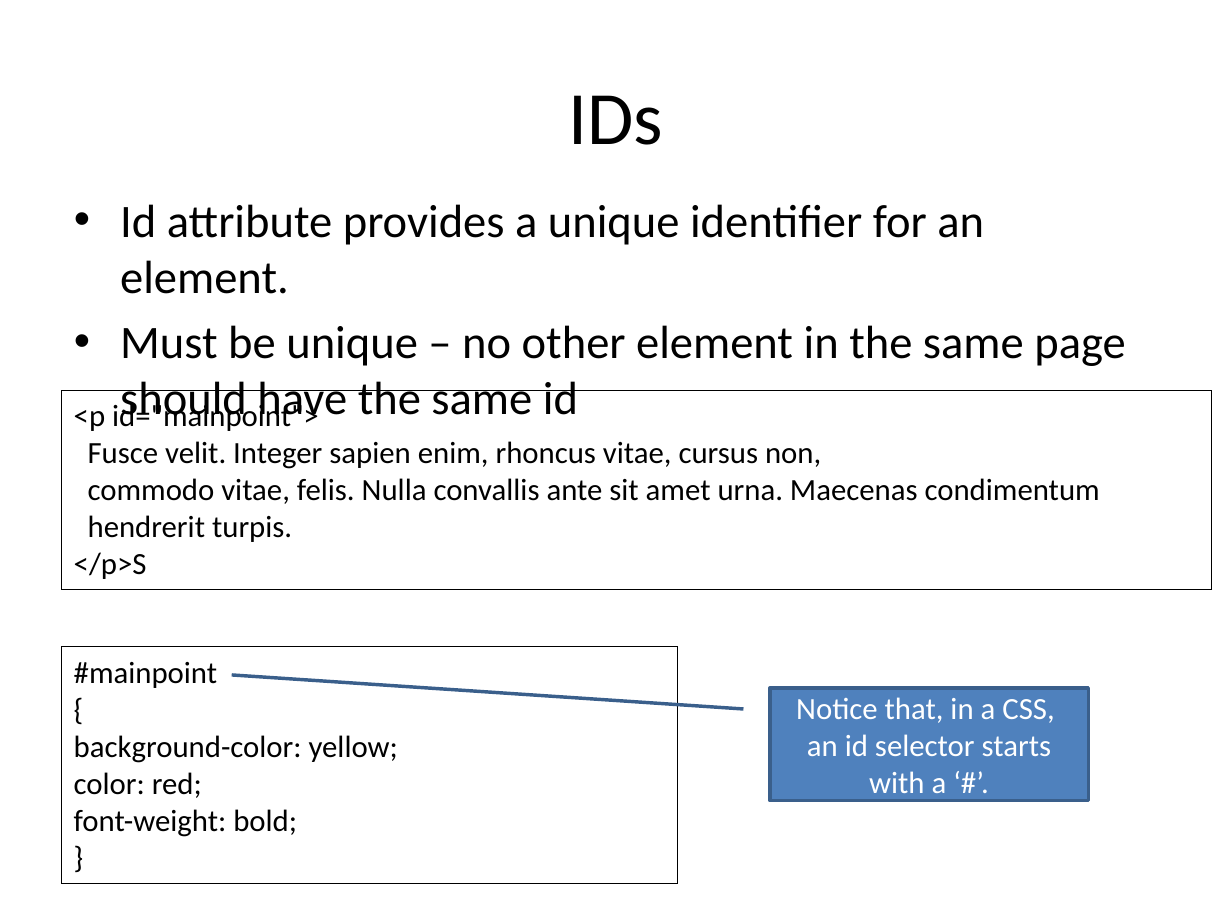
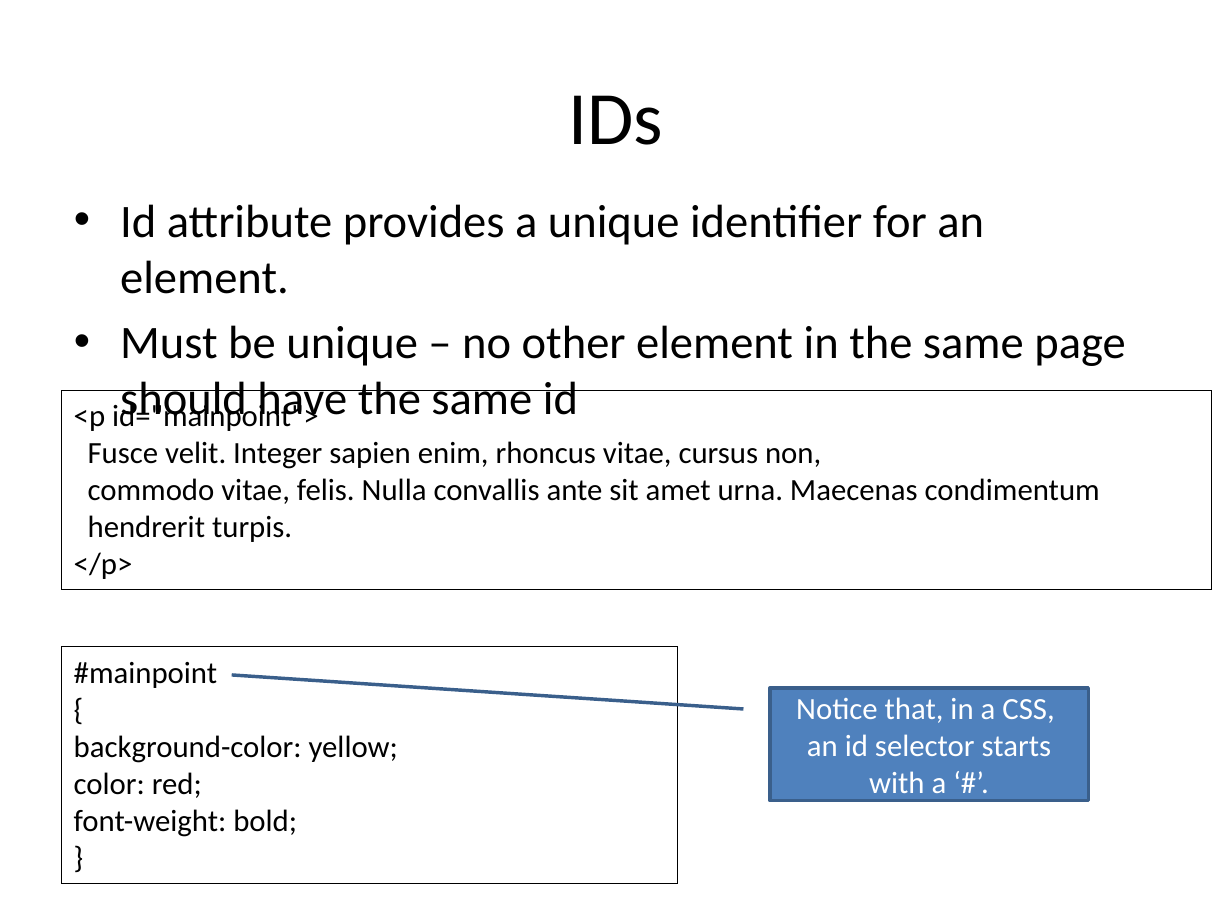
Before and after one commit to fxwalsh/enterprise-web-2018, a slide deck: slide 52 of topic01/talk-2/html5.pptx (slide 55 before the commit). Drawn at 1232x924 pixels with LibreOffice and Linux fonts; fonts in the diff are those of the drawing. Boxes give left, top, right and bottom in pixels: in the first picture for what was removed or moved away, otherwise in the second. Text is boxed around its words. In the diff, an @@ line names an element or a change of style, - is before the commit and + after.

```diff
--- a/topic01/talk-2/html5.pptx
+++ b/topic01/talk-2/html5.pptx
@@ text in rectangle at (x1=74, y1=552, x2=133, y2=579): text changed @@
-</p>S
+</p>
```
Also in this commit, not shown: 3 slides removed, 1 other file.
